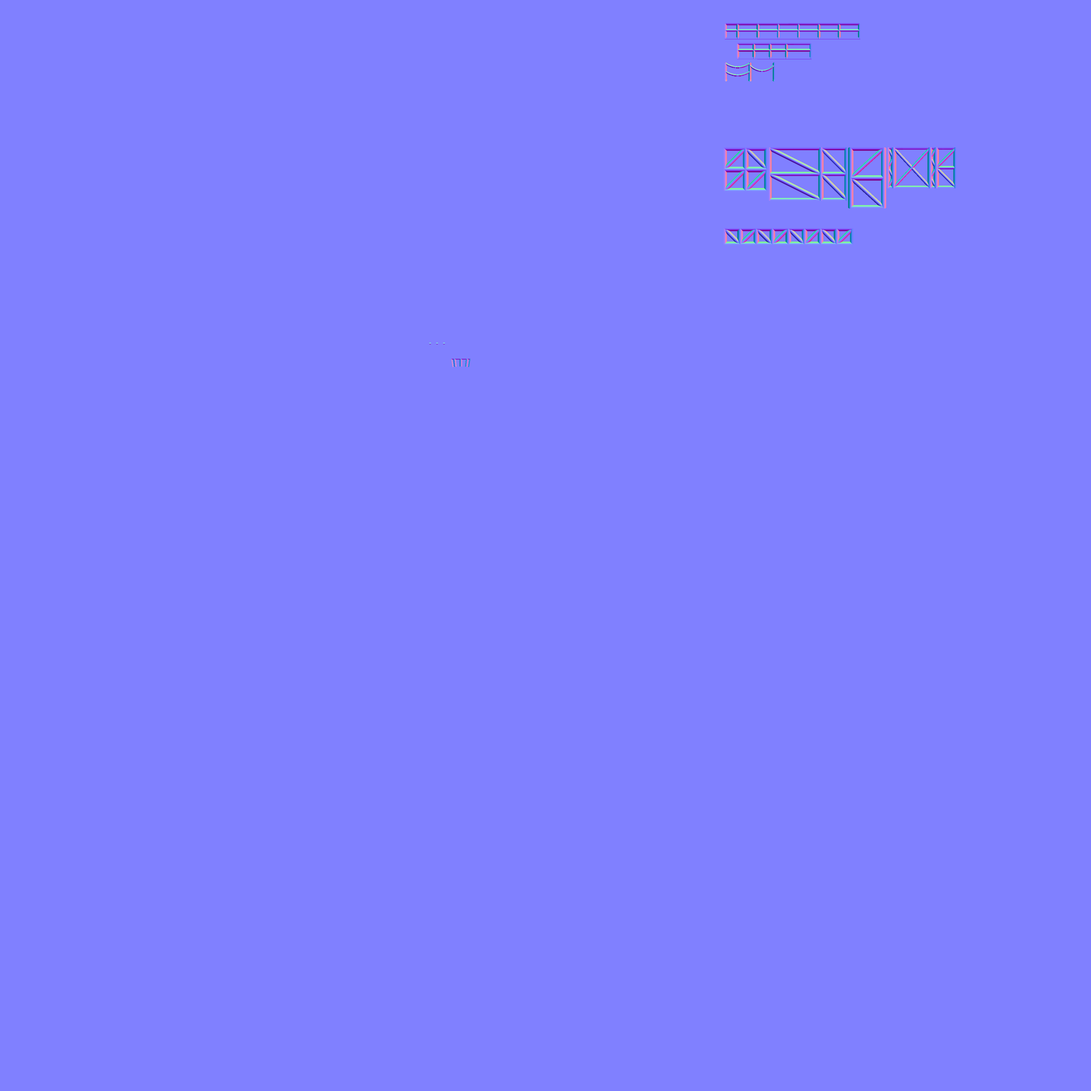
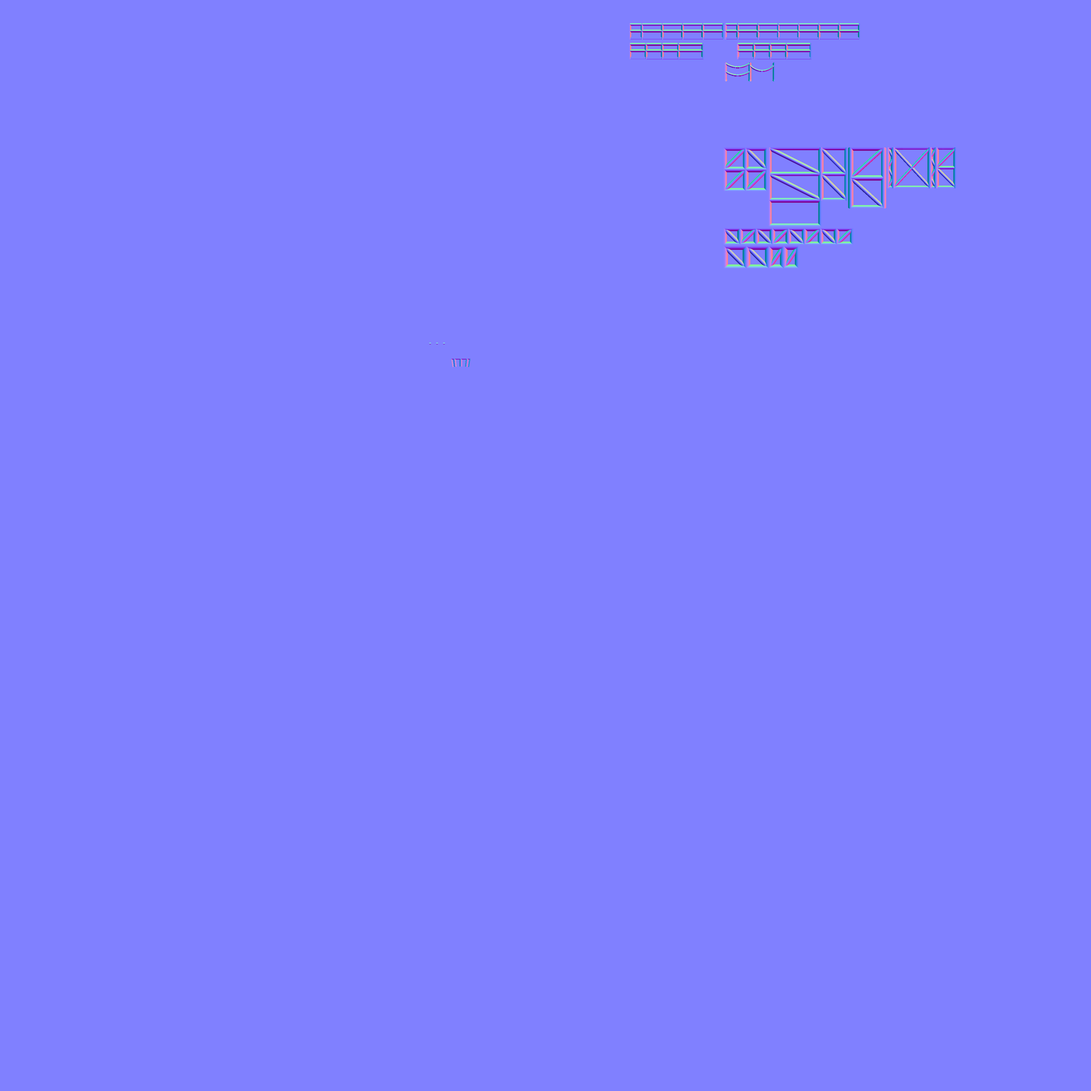
Revision of a layered 1091px x 1091px image; what changed, layer by layer:
painted on "bake_4096.png" over [629, 23, 861, 270]
